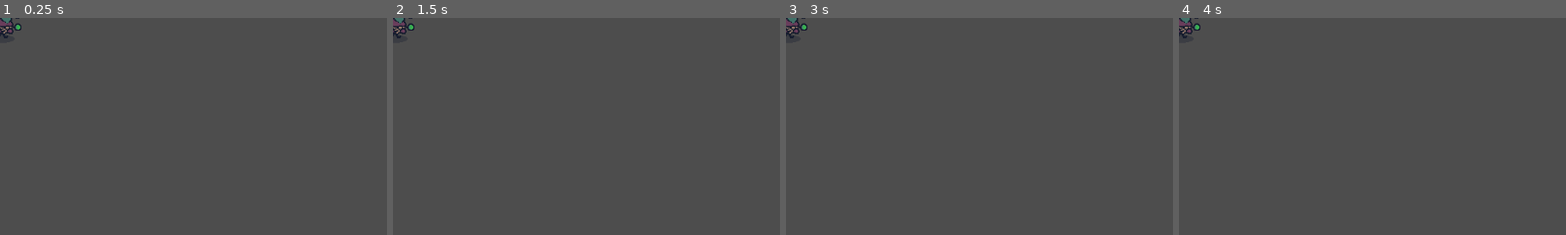
Above: before the commit, frames 1-4 (left to right).
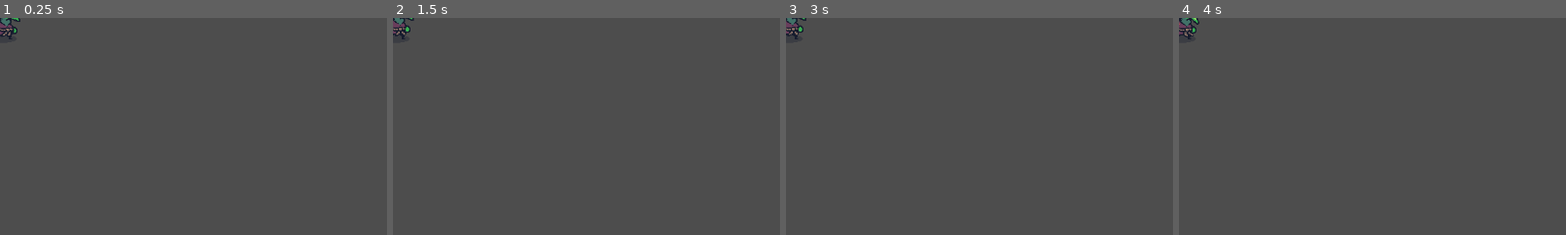
Above: after the commit, the same moments.

Repository: Sheep-s-Quest/SheepsQuestGame
Game: Godot game, scene res://characters/enemies/goblins/torch/goblin_with_torch.tscn
The game is run twice, just before and just after one commit, with the same random seed, the same clock (stepped at 60 frames per second) and the same inputs. This scene is started directly instead of the project's main scene.
Inputs:
- Up to frame 1 (0.25 s): no input
- Up to frame 2 (1.5 s): tap Enter at 0.5 s; hold Right (right) 0.53-1.28 s; tap Z (attack) at 0.6, 1.35 s; tap Space at 1.25 s; hold Down (down) from 1.28 s (still down)
- Up to frame 3 (3 s): tap Enter at 2 s; release Down (down) at 2.03 s; hold Right (right) 2.03-2.78 s; tap Z (attack) at 2.1, 2.85 s; tap Space at 2.75 s; hold Up (up) from 2.78 s (still down)
- Up to frame 4 (4 s): tap Enter at 3.5 s; release Up (up) at 3.53 s; hold Left (left) from 3.53 s (still down); tap Z (attack) at 3.6 s
The pictures show only the part of the screen within x 0-50%, y 0-50%; the shares and areas given below are measured in that part.

The runs differ from the first frame. In frame 1, 0.3% of the frame differs, in the area x 0-6%, y 0-10%; in frame 2, 0.3%; in frame 3, 0.3%; in frame 4, 0.3%.

Commit message:
feat: improved goblin animations

Diff:
--- a/characters/enemies/enemy.gd
+++ b/characters/enemies/enemy.gd
@@ -12,3 +12,4 @@
 
 @onready var hitbox: CollisionShape2D = $EnemyHitbox.get_node("CollisionShape2D")
 @onready var eyes_sensor: CollisionShape2D = $EnemySensors.get_node("CollisionShape2D")
+@onready var attack_cooldown: Timer = $AttackCooldown
--- a/characters/enemies/enemy.tscn
+++ b/characters/enemies/enemy.tscn
@@ -22,3 +22,5 @@
 [node name="EnemySensors" type="Area2D" parent="."]
 
 [node name="CollisionShape2D" type="CollisionShape2D" parent="EnemySensors"]
+
+[node name="AttackCooldown" type="Timer" parent="."]
--- a/characters/enemies/goblins/torch/goblin_with_torch.tscn
+++ b/characters/enemies/goblins/torch/goblin_with_torch.tscn
@@ -1,10 +1,138 @@
-[gd_scene load_steps=7 format=3 uid="uid://bfrf22qnguy70"]
+[gd_scene load_steps=42 format=3 uid="uid://bfrf22qnguy70"]
 
 [ext_resource type="PackedScene" uid="uid://cwcdmtqr0acs8" path="res://characters/enemies/enemy.tscn" id="1_jyr2w"]
 [ext_resource type="Texture2D" uid="uid://so54xn6dm44p" path="res://sprites/enemies/goblins/Torch_Red.png" id="2_vaqds"]
 
 [sub_resource type="RectangleShape2D" id="RectangleShape2D_1rukr"]
 size = Vector2(67, 65.5)
+
+[sub_resource type="AnimationNodeAnimation" id="AnimationNodeAnimation_ke5kv"]
+animation = &"attack"
+
+[sub_resource type="AnimationNodeAnimation" id="AnimationNodeAnimation_4e2wj"]
+animation = &"attack_fliped_h"
+
+[sub_resource type="AnimationNodeAnimation" id="AnimationNodeAnimation_l2ds4"]
+animation = &"attack_up"
+
+[sub_resource type="AnimationNodeAnimation" id="AnimationNodeAnimation_43qgo"]
+animation = &"attack_down"
+
+[sub_resource type="AnimationNodeBlendSpace2D" id="AnimationNodeBlendSpace2D_xbhx6"]
+blend_point_0/node = SubResource("AnimationNodeAnimation_ke5kv")
+blend_point_0/pos = Vector2(1, 0)
+blend_point_1/node = SubResource("AnimationNodeAnimation_4e2wj")
+blend_point_1/pos = Vector2(-1, 0)
+blend_point_2/node = SubResource("AnimationNodeAnimation_l2ds4")
+blend_point_2/pos = Vector2(0, -1.1)
+blend_point_3/node = SubResource("AnimationNodeAnimation_43qgo")
+blend_point_3/pos = Vector2(0, 1.1)
+min_space = Vector2(-1, -1.1)
+max_space = Vector2(1, 1.1)
+blend_mode = 1
+
+[sub_resource type="AnimationNodeAnimation" id="AnimationNodeAnimation_yettn"]
+animation = &"idle"
+
+[sub_resource type="AnimationNodeAnimation" id="AnimationNodeAnimation_p2sj3"]
+animation = &"idle"
+
+[sub_resource type="AnimationNodeAnimation" id="AnimationNodeAnimation_yfj8x"]
+animation = &"idle"
+
+[sub_resource type="AnimationNodeAnimation" id="AnimationNodeAnimation_xv5xn"]
+animation = &"idle_fliped_h"
+
+[sub_resource type="AnimationNodeAnimation" id="AnimationNodeAnimation_4ykpw"]
+animation = &"idle_fliped_h"
+
+[sub_resource type="AnimationNodeAnimation" id="AnimationNodeAnimation_hastt"]
+animation = &"idle_fliped_h"
+
+[sub_resource type="AnimationNodeBlendSpace2D" id="AnimationNodeBlendSpace2D_evuo7"]
+blend_point_0/node = SubResource("AnimationNodeAnimation_yettn")
+blend_point_0/pos = Vector2(0.1, 1.1)
+blend_point_1/node = SubResource("AnimationNodeAnimation_p2sj3")
+blend_point_1/pos = Vector2(1, 0)
+blend_point_2/node = SubResource("AnimationNodeAnimation_yfj8x")
+blend_point_2/pos = Vector2(0.1, -1.1)
+blend_point_3/node = SubResource("AnimationNodeAnimation_xv5xn")
+blend_point_3/pos = Vector2(-1, 0)
+blend_point_4/node = SubResource("AnimationNodeAnimation_4ykpw")
+blend_point_4/pos = Vector2(-0.1, -1.1)
+blend_point_5/node = SubResource("AnimationNodeAnimation_hastt")
+blend_point_5/pos = Vector2(-0.1, 1.1)
+min_space = Vector2(-1, -1.1)
+max_space = Vector2(1, 1.1)
+blend_mode = 1
+
+[sub_resource type="AnimationNodeAnimation" id="AnimationNodeAnimation_s21th"]
+animation = &"walk"
+
+[sub_resource type="AnimationNodeAnimation" id="AnimationNodeAnimation_sje75"]
+animation = &"walk"
+
+[sub_resource type="AnimationNodeAnimation" id="AnimationNodeAnimation_hu1te"]
+animation = &"walk"
+
+[sub_resource type="GDScript" id="GDScript_t307b"]
+
+[sub_resource type="AnimationNodeAnimation" id="AnimationNodeAnimation_1dd6e"]
+animation = &"walk_fliped_h"
+script = SubResource("GDScript_t307b")
+
+[sub_resource type="AnimationNodeAnimation" id="AnimationNodeAnimation_bcxb3"]
+animation = &"walk_fliped_h"
+
+[sub_resource type="AnimationNodeAnimation" id="AnimationNodeAnimation_8b7pm"]
+animation = &"walk_fliped_h"
+
+[sub_resource type="AnimationNodeBlendSpace2D" id="AnimationNodeBlendSpace2D_4gc8a"]
+blend_point_0/node = SubResource("AnimationNodeAnimation_s21th")
+blend_point_0/pos = Vector2(0.1, 1.1)
+blend_point_1/node = SubResource("AnimationNodeAnimation_sje75")
+blend_point_1/pos = Vector2(1, 0)
+blend_point_2/node = SubResource("AnimationNodeAnimation_hu1te")
+blend_point_2/pos = Vector2(0.1, -1.1)
+blend_point_3/node = SubResource("AnimationNodeAnimation_1dd6e")
+blend_point_3/pos = Vector2(-1, 0)
+blend_point_4/node = SubResource("AnimationNodeAnimation_bcxb3")
+blend_point_4/pos = Vector2(-0.1, 1.1)
+blend_point_5/node = SubResource("AnimationNodeAnimation_8b7pm")
+blend_point_5/pos = Vector2(-0.1, -1.1)
+min_space = Vector2(-1, -1.1)
+max_space = Vector2(1, 1.1)
+blend_mode = 1
+
+[sub_resource type="AnimationNodeStateMachineTransition" id="AnimationNodeStateMachineTransition_vb5hf"]
+advance_mode = 2
+
+[sub_resource type="AnimationNodeStateMachineTransition" id="AnimationNodeStateMachineTransition_06cna"]
+advance_mode = 0
+
+[sub_resource type="AnimationNodeStateMachineTransition" id="AnimationNodeStateMachineTransition_kwu2b"]
+switch_mode = 2
+
+[sub_resource type="AnimationNodeStateMachineTransition" id="AnimationNodeStateMachineTransition_xrkpn"]
+advance_mode = 0
+
+[sub_resource type="AnimationNodeStateMachineTransition" id="AnimationNodeStateMachineTransition_3auwd"]
+advance_mode = 0
+
+[sub_resource type="AnimationNodeStateMachineTransition" id="AnimationNodeStateMachineTransition_u27ue"]
+advance_mode = 0
+
+[sub_resource type="AnimationNodeStateMachineTransition" id="AnimationNodeStateMachineTransition_8jvms"]
+advance_mode = 0
+
+[sub_resource type="AnimationNodeStateMachine" id="AnimationNodeStateMachine_h7gia"]
+states/Attack/node = SubResource("AnimationNodeBlendSpace2D_xbhx6")
+states/Attack/position = Vector2(543, 37)
+states/Idle/node = SubResource("AnimationNodeBlendSpace2D_evuo7")
+states/Idle/position = Vector2(367, 100)
+states/Walk/node = SubResource("AnimationNodeBlendSpace2D_4gc8a")
+states/Walk/position = Vector2(543, 179)
+transitions = ["Start", "Idle", SubResource("AnimationNodeStateMachineTransition_vb5hf"), "Idle", "Attack", SubResource("AnimationNodeStateMachineTransition_06cna"), "Attack", "Idle", SubResource("AnimationNodeStateMachineTransition_kwu2b"), "Idle", "Walk", SubResource("AnimationNodeStateMachineTransition_xrkpn"), "Walk", "Idle", SubResource("AnimationNodeStateMachineTransition_3auwd"), "Attack", "Walk", SubResource("AnimationNodeStateMachineTransition_u27ue"), "Walk", "Attack", SubResource("AnimationNodeStateMachineTransition_8jvms")]
 
 [sub_resource type="Animation" id="Animation_tb006"]
 resource_name = "idle"
@@ -22,6 +150,18 @@
 "update": 1,
 "values": [0, 1, 2, 3, 4, 5, 6]
 }
+tracks/1/type = "value"
+tracks/1/imported = false
+tracks/1/enabled = true
+tracks/1/path = NodePath("EnemyAnimations/Sprite2D:flip_h")
+tracks/1/interp = 1
+tracks/1/loop_wrap = true
+tracks/1/keys = {
+"times": PackedFloat32Array(0),
+"transitions": PackedFloat32Array(1),
+"update": 0,
+"values": [false]
+}
 
 [sub_resource type="Animation" id="Animation_1javd"]
 resource_name = "walk"
@@ -39,18 +179,218 @@
 "update": 1,
 "values": [7, 8, 9, 10, 11, 12]
 }
+tracks/1/type = "value"
+tracks/1/imported = false
+tracks/1/enabled = true
+tracks/1/path = NodePath("EnemyAnimations/Sprite2D:flip_h")
+tracks/1/interp = 1
+tracks/1/loop_wrap = true
+tracks/1/keys = {
+"times": PackedFloat32Array(0),
+"transitions": PackedFloat32Array(1),
+"update": 0,
+"values": [false]
+}
+
+[sub_resource type="Animation" id="Animation_l2gnv"]
+resource_name = "attack"
+length = 0.60001
+tracks/0/type = "value"
+tracks/0/imported = false
+tracks/0/enabled = true
+tracks/0/path = NodePath("EnemyAnimations/Sprite2D:frame")
+tracks/0/interp = 1
+tracks/0/loop_wrap = true
+tracks/0/keys = {
+"times": PackedFloat32Array(0, 0.1, 0.2, 0.3, 0.4, 0.5),
+"transitions": PackedFloat32Array(1, 1, 1, 1, 1, 1),
+"update": 1,
+"values": [14, 15, 16, 17, 18, 19]
+}
+tracks/1/type = "value"
+tracks/1/imported = false
+tracks/1/enabled = true
+tracks/1/path = NodePath("EnemyAnimations/Sprite2D:flip_h")
+tracks/1/interp = 1
+tracks/1/loop_wrap = true
+tracks/1/keys = {
+"times": PackedFloat32Array(0),
+"transitions": PackedFloat32Array(1),
+"update": 0,
+"values": [false]
+}
+
+[sub_resource type="Animation" id="Animation_svuuq"]
+resource_name = "attack_up"
+length = 0.60001
+tracks/0/type = "value"
+tracks/0/imported = false
+tracks/0/enabled = true
+tracks/0/path = NodePath("EnemyAnimations/Sprite2D:frame")
+tracks/0/interp = 1
+tracks/0/loop_wrap = true
+tracks/0/keys = {
+"times": PackedFloat32Array(0, 0.1, 0.2, 0.3, 0.4, 0.5),
+"transitions": PackedFloat32Array(1, 1, 1, 1, 1, 1),
+"update": 1,
+"values": [28, 29, 30, 31, 32, 33]
+}
+
+[sub_resource type="Animation" id="Animation_w36eu"]
+resource_name = "attack_down"
+length = 0.60001
+tracks/0/type = "value"
+tracks/0/imported = false
+tracks/0/enabled = true
+tracks/0/path = NodePath("EnemyAnimations/Sprite2D:frame")
+tracks/0/interp = 1
+tracks/0/loop_wrap = true
+tracks/0/keys = {
+"times": PackedFloat32Array(0, 0.1, 0.2, 0.3, 0.4, 0.5),
+"transitions": PackedFloat32Array(1, 1, 1, 1, 1, 1),
+"update": 1,
+"values": [21, 22, 23, 24, 25, 26]
+}
+
+[sub_resource type="Animation" id="Animation_dy2k4"]
+resource_name = "walk_fliped_h"
+length = 0.60001
+loop_mode = 1
+tracks/0/type = "value"
+tracks/0/imported = false
+tracks/0/enabled = true
+tracks/0/path = NodePath("EnemyAnimations/Sprite2D:frame")
+tracks/0/interp = 1
+tracks/0/loop_wrap = true
+tracks/0/keys = {
+"times": PackedFloat32Array(0, 0.1, 0.2, 0.3, 0.4, 0.5),
+"transitions": PackedFloat32Array(1, 1, 1, 1, 1, 1),
+"update": 1,
+"values": [7, 8, 9, 10, 11, 12]
+}
+tracks/1/type = "value"
+tracks/1/imported = false
+tracks/1/enabled = true
+tracks/1/path = NodePath("EnemyAnimations/Sprite2D:flip_h")
+tracks/1/interp = 1
+tracks/1/loop_wrap = true
+tracks/1/keys = {
+"times": PackedFloat32Array(0),
+"transitions": PackedFloat32Array(1),
+"update": 0,
+"values": [true]
+}
+
+[sub_resource type="Animation" id="Animation_2gqds"]
+resource_name = "idle_fliped_h"
+length = 0.70001
+loop_mode = 1
+tracks/0/type = "value"
+tracks/0/imported = false
+tracks/0/enabled = true
+tracks/0/path = NodePath("EnemyAnimations/Sprite2D:frame")
+tracks/0/interp = 1
+tracks/0/loop_wrap = true
+tracks/0/keys = {
+"times": PackedFloat32Array(0, 0.1, 0.2, 0.3, 0.4, 0.5, 0.6),
+"transitions": PackedFloat32Array(1, 1, 1, 1, 1, 1, 1),
+"update": 1,
+"values": [0, 1, 2, 3, 4, 5, 6]
+}
+tracks/1/type = "value"
+tracks/1/imported = false
+tracks/1/enabled = true
+tracks/1/path = NodePath("EnemyAnimations/Sprite2D:flip_h")
+tracks/1/interp = 1
+tracks/1/loop_wrap = true
+tracks/1/keys = {
+"times": PackedFloat32Array(0),
+"transitions": PackedFloat32Array(1),
+"update": 0,
+"values": [true]
+}
+
+[sub_resource type="Animation" id="Animation_00ur3"]
+resource_name = "attack_fliped_h"
+length = 0.60001
+tracks/0/type = "value"
+tracks/0/imported = false
+tracks/0/enabled = true
+tracks/0/path = NodePath("EnemyAnimations/Sprite2D:frame")
+tracks/0/interp = 1
+tracks/0/loop_wrap = true
+tracks/0/keys = {
+"times": PackedFloat32Array(0, 0.1, 0.2, 0.3, 0.4, 0.5),
+"transitions": PackedFloat32Array(1, 1, 1, 1, 1, 1),
+"update": 1,
+"values": [14, 15, 16, 17, 18, 19]
+}
+tracks/1/type = "value"
+tracks/1/imported = false
+tracks/1/enabled = true
+tracks/1/path = NodePath("EnemyAnimations/Sprite2D:flip_h")
+tracks/1/interp = 1
+tracks/1/loop_wrap = true
+tracks/1/keys = {
+"times": PackedFloat32Array(0),
+"transitions": PackedFloat32Array(1),
+"update": 0,
+"values": [true]
+}
+
+[sub_resource type="Animation" id="Animation_payxh"]
+resource_name = "idle_fliped_ignored"
+length = 0.70001
+loop_mode = 1
+tracks/0/type = "value"
+tracks/0/imported = false
+tracks/0/enabled = true
+tracks/0/path = NodePath("EnemyAnimations/Sprite2D:frame")
+tracks/0/interp = 1
+tracks/0/loop_wrap = true
+tracks/0/keys = {
+"times": PackedFloat32Array(0, 0.1, 0.2, 0.3, 0.4, 0.5, 0.6),
+"transitions": PackedFloat32Array(1, 1, 1, 1, 1, 1, 1),
+"update": 1,
+"values": [0, 1, 2, 3, 4, 5, 6]
+}
+tracks/1/type = "value"
+tracks/1/imported = false
+tracks/1/enabled = false
+tracks/1/path = NodePath("EnemyAnimations/Sprite2D:flip_h")
+tracks/1/interp = 1
+tracks/1/loop_wrap = true
+tracks/1/keys = {
+"times": PackedFloat32Array(0),
+"transitions": PackedFloat32Array(1),
+"update": 0,
+"values": [false]
+}
 
 [sub_resource type="AnimationLibrary" id="AnimationLibrary_vuddh"]
 _data = {
+"attack": SubResource("Animation_l2gnv"),
+"attack_down": SubResource("Animation_w36eu"),
+"attack_fliped_h": SubResource("Animation_00ur3"),
+"attack_up": SubResource("Animation_svuuq"),
 "idle": SubResource("Animation_tb006"),
-"walk": SubResource("Animation_1javd")
+"idle_fliped_h": SubResource("Animation_2gqds"),
+"idle_fliped_ignored": SubResource("Animation_payxh"),
+"walk": SubResource("Animation_1javd"),
+"walk_fliped_h": SubResource("Animation_dy2k4")
 }
 
 [node name="GoblinWithTorch" instance=ExtResource("1_jyr2w")]
 
 [node name="CollisionShape2D" parent="EnemyHitbox" index="0"]
-position = Vector2(0, -1.75)
 shape = SubResource("RectangleShape2D_1rukr")
+
+[node name="AnimationTree" parent="EnemyAnimations" index="0"]
+tree_root = SubResource("AnimationNodeStateMachine_h7gia")
+anim_player = NodePath("../AnimationPlayer")
+parameters/Attack/blend_position = Vector2(0.000909925, 1.03216)
+parameters/Idle/blend_position = Vector2(0.195632, 0.0629957)
+parameters/Walk/blend_position = Vector2(0.55778, 0.237445)
 
 [node name="AnimationPlayer" parent="EnemyAnimations" index="1"]
 libraries = {
@@ -61,4 +401,4 @@
 texture = ExtResource("2_vaqds")
 hframes = 7
 vframes = 5
-frame = 11
+frame = 8
--- a/characters/player/player.tscn
+++ b/characters/player/player.tscn
@@ -346,4 +346,6 @@
 position = Vector2(0, 1)
 shape = SubResource("RectangleShape2D_l7h7c")
 
+[node name="AttackCooldown" type="Timer" parent="."]
+
 [connection signal="animation_finished" from="AnimationPlayer" to="." method="_on_animation_player_animation_finished"]
